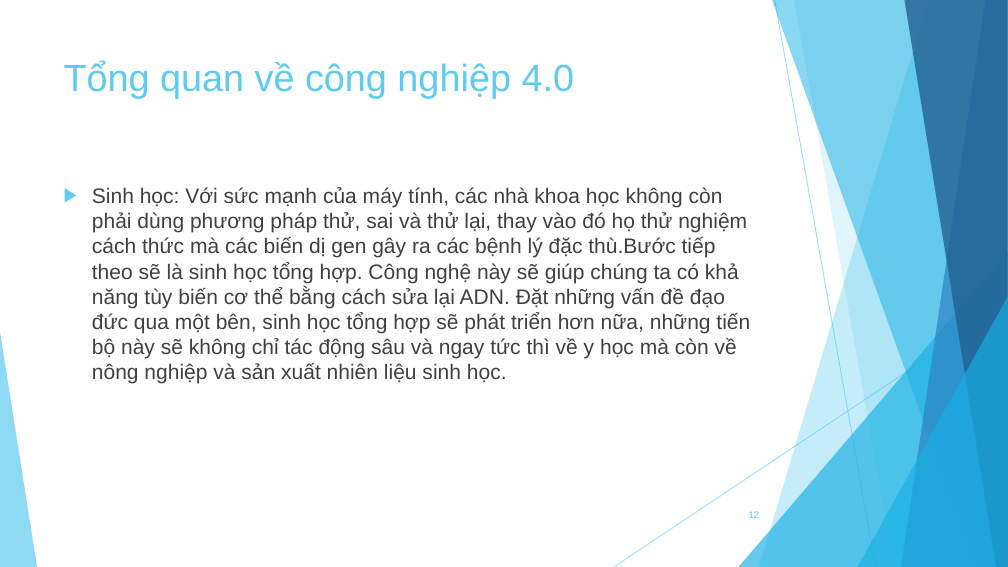
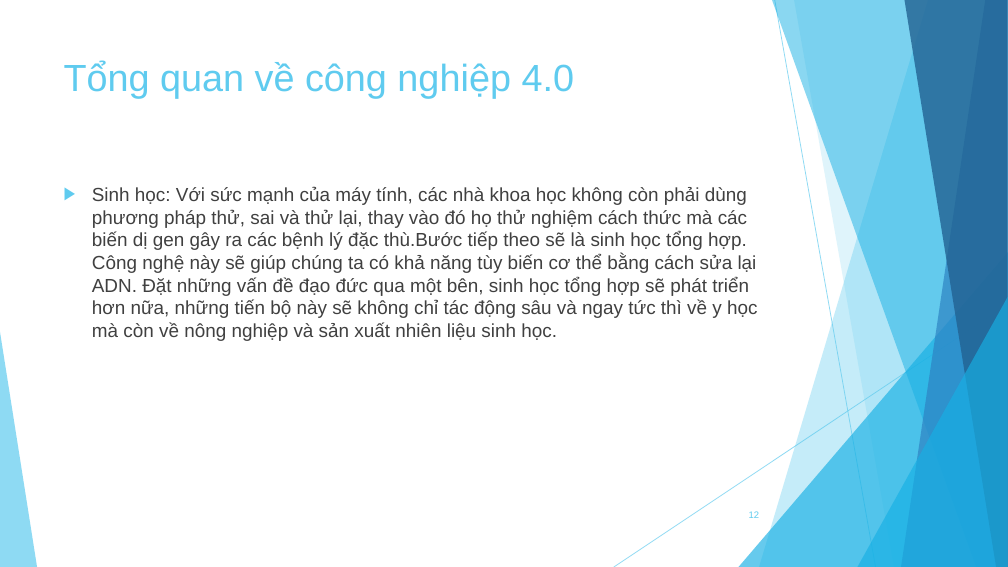
Before and after one commit to knst18ck2/KNST, a slide deck: slide 12 of Báo cáo.pptx. Drawn at 1008x567 pixels with LibreOffice and Linux fonts; fonts in the diff are those of the drawing. Boxes give left, top, right and bottom in pixels: in the first picture for what was removed or moved away, otherwise in the second. Text is boxed around its words. In the diff, an @@ line names an element or a change of style, - is before the commit and + after.

```diff
--- a/Báo cáo.pptx
+++ b/Báo cáo.pptx
@@ text "Sinh học: Với sức mạnh ..." at <box>92,186,757,341</box>: size 20 to 18 pt @@
```
Also in this commit, not shown: 2 other slides changed.
